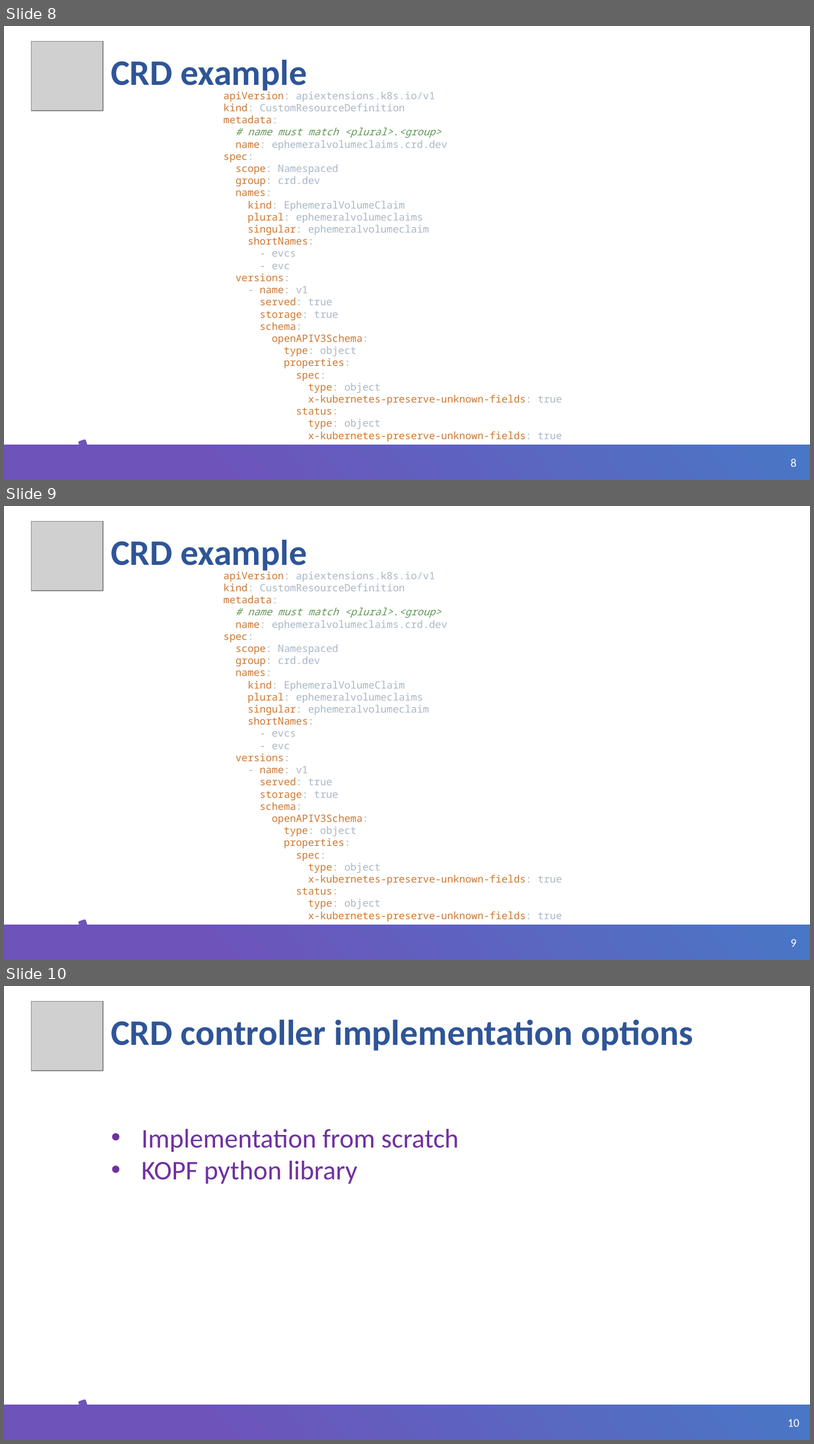
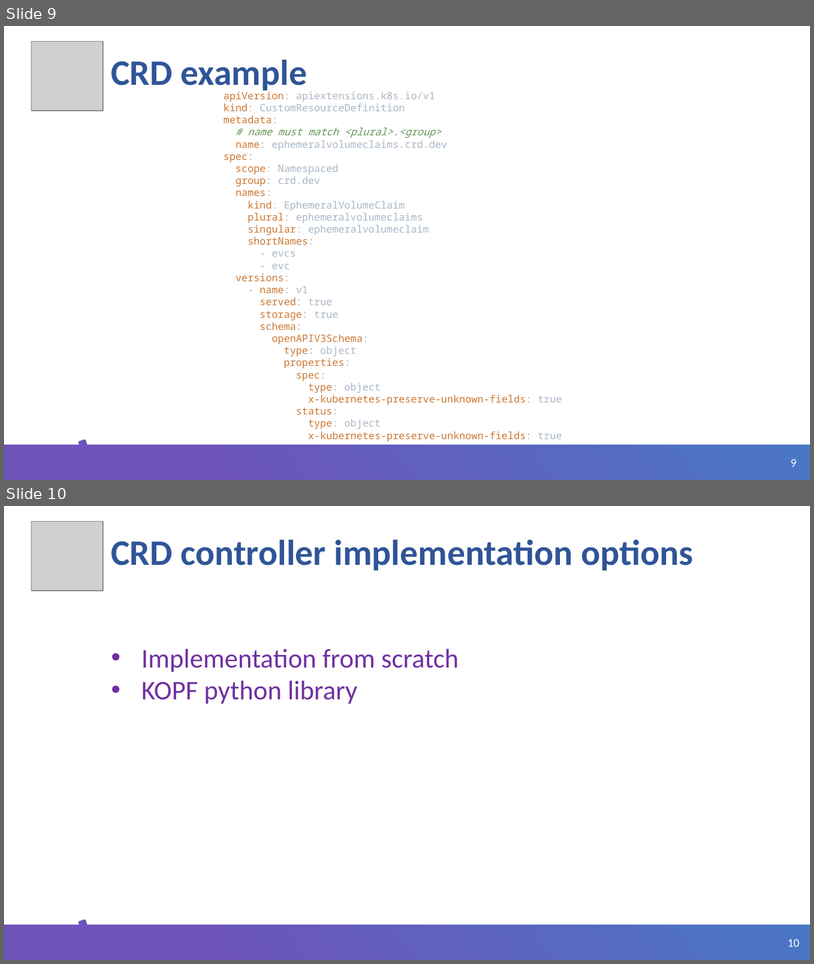
Before and after one commit to ybaryshnikova/extensions-meetup, a slide deck: Kubernetes CRD Helm.pptx. Shown one above the other, each under a label of ours: slides 8, 9 and 10 before the commit, slides 9 and 10 after it. The pictures are 814x1444 and 814x964 pixels, drawn with LibreOffice and Linux fonts; fonts in the diff are those of the drawing; grey boxes stand for pictures; background and template pictures are left out. Boxes give left, top, right and bottom in pixels: in the first picture for what was removed or moved away, otherwise in the second. Text is boxed around its words. In the diff, an @@ line names an element or a change of style, - is before the commit and + after.

```diff
--- a/Kubernetes CRD Helm.pptx
+++ b/Kubernetes CRD Helm.pptx
@@ slide 9 removed at [4, 506, 810, 960], background #FFFFFF; not listed: 3 template elements that a slide beside it also shows @@
@@ picture removed at [32, 522, 103, 591] @@
@@ title removed at [111, 540, 308, 574] @@
-CRD example
@@ text removed at [224, 570, 562, 921] @@
-apiVersion: apiextensions.k8s.io/v1
-kind: CustomResourceDefinition
-metadata:
-# name must match <plural>.<group>
-name: ephemeralvolumeclaims.crd.dev
-spec:
-scope: Namespaced
-group: crd.dev
-names:
-kind: EphemeralVolumeClaim
-plural: ephemeralvolumeclaims
-singular: ephemeralvolumeclaim
-shortNames:
-- evcs
-- evc
-versions:
-- name: v1
-served: true
-storage: true
-schema:
-openAPIV3Schema:
-type: object
-properties:
-spec:
-type: object
-x-kubernetes-preserve-unknown-fields: true
-status:
-type: object
-x-kubernetes-preserve-unknown-fields: true
@@ what was slide 8 is now slide 9 @@
@@ page number at [791, 459, 797, 466]: text changed @@
-8
+9
```
Also in this commit, not shown: 1 slide changed, 1 slide added, 5 other files.
